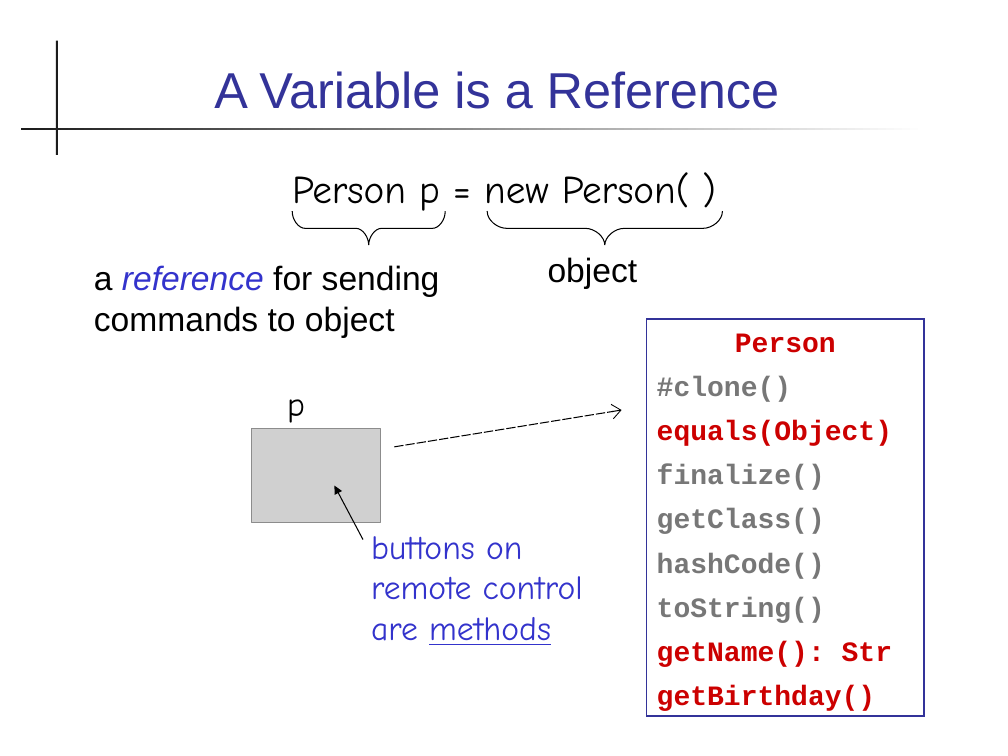
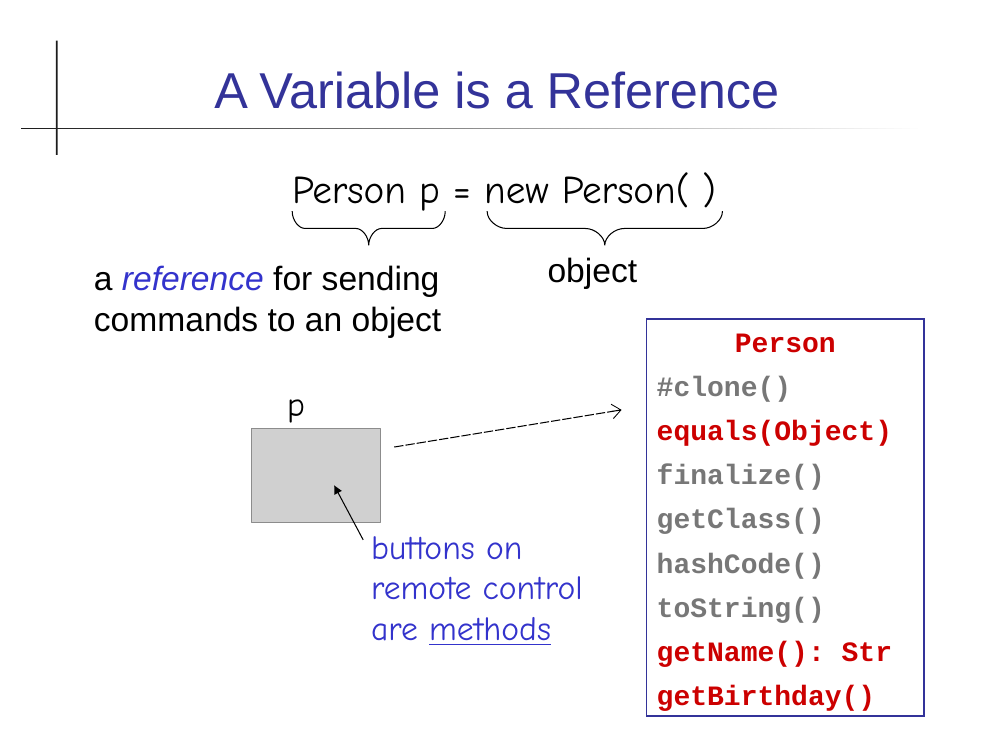
Before and after one commit to skeoop/skeoop.github.io, a slide deck: slide 2 of oop/Reference-as-Remote-Control.ppt. Drawn at 1008x756 pixels with LibreOffice and Linux fonts; fonts in the diff are those of the drawing; grey boxes stand for pictures. Boxes give left, top, right and bottom in pixels: in the first picture for what was removed or moved away, otherwise in the second. Text is boxed around its words. In the diff, an @@ line names an element or a change of style, - is before the commit and + after.

Commit message:
separate topic for variables

```diff
--- a/oop/Reference-as-Remote-Control.ppt
+++ b/oop/Reference-as-Remote-Control.ppt
@@ text at <box>94,265,442,338</box>: text changed @@
-a reference for sending commands to object
+a reference for sending commands to an object
```
Also in this commit, not shown: 5 other slides changed, 4 slides added, 2 slides removed, 2 other files.
